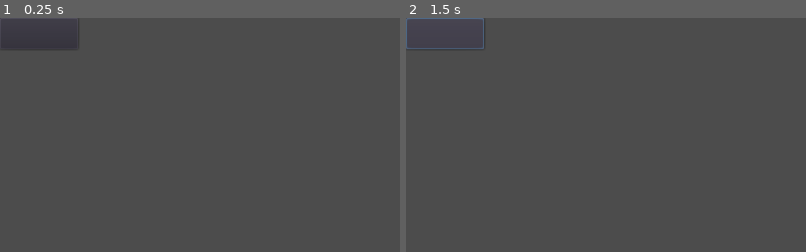
Above: before the commit, frames 1-2 (left to right).
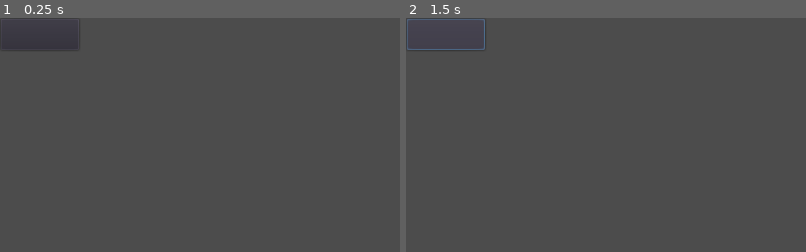
Above: after the commit, the same moments.

Repository: naparuba/fdcn
Game: Godot game, scene res://going_to_line.tscn
Two runs of this game, one before a commit and one after it. Both use one fixed random seed, a clock stepped at 60 frames per second and the inputs below. This scene is started directly instead of the project's main scene.
Inputs (mouse positions are % of the whole screen's width and height, from its top left; square brackets give the same spot before the commit, where the layout moved):
- Up to frame 1 (0.25 s): no input
- Up to frame 2 (1.5 s): click (5, 4) [5, 3] at 0.5 s; click (5, 4) [5, 3] at 1.25 s
The pictures show only the part of the screen within x 0-50%, y 0-50%; the shares and areas given below are measured in that part.

The runs differ from the first frame. In frame 1, 0.1% of the frame differs, in the area x 0-20%, y 0-10%; in frame 2, 0.4%, in the area x 0-20%, y 0-14%.

Commit message:
Add: rajout des boutons de parcours et sauvegarde des data (reste à isoler ce truc)

Diff:
--- a/going_to_line.gd
+++ b/going_to_line.gd
@@ -11,27 +11,46 @@
 # var b = "text"
 
 func _init():
-	print('LINE INIT')
-	print('MY BUTTON: %s' % self.my_button)
+	#print('LINE INIT')
+	#print('MY BUTTON: %s' % self.my_button)
 	pass
 
 
 func _ready():
 	var my_button = $MarginContainer/my_button
 
+
 func set_node(node_):
 	var _my_button = $MarginContainer/my_button
-	print('BUTTON: %s' % my_button)
-	print('Give us a node_: %s' % node_)
+	#print('BUTTON: %s' % my_button)
+	#print('Give us a node_: %s' % node_)
 	self.node = node_
-	print('Creating a go to for node %s' % self.node['computed']['id'])
+	#print('Creating a go to for node %s' % self.node['computed']['id'])
 	_my_button.text = "=> %3d" % self.node['computed']['id']
+
+	# Look at icons now
+	# Combats
+	if self.node['computed']['is_combat']:
+		$MarginContainer/combat.visible = true
+
+	# Show endings
+	if self.node['computed']['ending'] != false:
+		$MarginContainer/end.visible = true
+
 
 
 func set_father(father_):
 	self.father = father_
 
 
+func set_session_already_visited():
+	print('SET LINE %s as session already visited' % self.node['computed']['id'])
+
+func set_all_times_already_visited():
+	print('SET LINE %s as all times already visited' % self.node['computed']['id'])
+	var tick = $MarginContainer/already_visited
+	tick.visible = true
+
 
 func _on_Button_pressed():
 	print('2 CLICK onto node: %s' % self.node)
--- a/going_to_line.tscn
+++ b/going_to_line.tscn
@@ -1,6 +1,9 @@
-[gd_scene load_steps=2 format=2]
+[gd_scene load_steps=5 format=2]
 
+[ext_resource path="res://images/fight.png" type="Texture" id=1]
 [ext_resource path="res://going_to_line.gd" type="Script" id=2]
+[ext_resource path="res://images/stop.png" type="Texture" id=3]
+[ext_resource path="res://images/tick.png" type="Texture" id=4]
 
 [node name="Control" type="Control"]
 margin_right = 40.0
@@ -13,8 +16,10 @@
 }
 
 [node name="MarginContainer" type="MarginContainer" parent="."]
-margin_right = 100.0
-margin_bottom = 40.0
+margin_left = 1.05946
+margin_top = 1.05946
+margin_right = 101.059
+margin_bottom = 41.0595
 rect_min_size = Vector2( 100, 40 )
 __meta__ = {
 "_edit_use_anchors_": false
@@ -28,4 +33,22 @@
 "_edit_use_anchors_": false
 }
 
+[node name="combat" type="Sprite" parent="MarginContainer"]
+visible = false
+position = Vector2( 9.80003, 10.0649 )
+scale = Vector2( 0.015, 0.015 )
+texture = ExtResource( 1 )
+
+[node name="end" type="Sprite" parent="MarginContainer"]
+visible = false
+position = Vector2( 9.80003, 28.0758 )
+scale = Vector2( 0.01, 0.01 )
+texture = ExtResource( 3 )
+
+[node name="already_visited" type="Sprite" parent="MarginContainer"]
+visible = false
+position = Vector2( 94.8219, 6.88651 )
+scale = Vector2( 0.01, 0.01 )
+texture = ExtResource( 4 )
+
 [connection signal="pressed" from="MarginContainer/my_button" to="." method="_on_Button_pressed"]
--- a/main.gd
+++ b/main.gd
@@ -1,16 +1,74 @@
 extends Node2D
 
-var current_node_id = 2
+var current_node_id = 1
 var all_nodes = {}
 
-var visited_nodes = []
+var session_visited_nodes = []
+
+var visited_nodes_all_times = []
 
 var current_lines = []
 
-onready var hbox_next_jumps = $MarginContainer/VBoxContainer/Progress
+onready var hbox_next_jumps = $MarginContainer/VBoxContainer/HBoxContainer/Progress
 
 onready var Going_to_line = preload('res://going_to_line.tscn')
 
+
+# Give something like C:\Users\j.gabes\AppData\Roaming\Godot\app_userdata\fdcn for windows
+var all_times_already_visited_file = "user://all_times_already_visited.save"
+var current_node_id_file = "user://current_node_id.save"
+var session_visited_nodes_file  = "user://session_visited_nodes.save"
+
+
+func load_all_times_already_visited():
+	var f = File.new()
+	if f.file_exists(all_times_already_visited_file):
+		f.open(all_times_already_visited_file, File.READ)
+		visited_nodes_all_times = f.get_var()
+		f.close()
+	else:
+		visited_nodes_all_times = []
+
+func save_all_times_already_visited():
+	var f = File.new()
+	f.open(all_times_already_visited_file, File.WRITE)
+	print('SAVING in file: %s' % f)
+	f.store_var(visited_nodes_all_times)
+	f.close()
+
+
+func load_current_node_id():
+	var f = File.new()
+	if f.file_exists(current_node_id_file):
+		f.open(current_node_id_file, File.READ)
+		current_node_id = f.get_var()
+		f.close()
+	else:
+		current_node_id = 1
+
+func save_current_node_id():
+	var f = File.new()
+	f.open(current_node_id_file, File.WRITE)
+	print('SAVING in file: %s' % f)
+	f.store_var(current_node_id)
+	f.close()
+
+
+func load_session_visited_nodes():
+	var f = File.new()
+	if f.file_exists(session_visited_nodes_file):
+		f.open(session_visited_nodes_file, File.READ)
+		session_visited_nodes = f.get_var()
+		f.close()
+	else:
+		session_visited_nodes = []
+
+func save_session_visited_nodes():
+	var f = File.new()
+	f.open(session_visited_nodes_file, File.WRITE)
+	print('SAVING in file: %s' % f)
+	f.store_var(session_visited_nodes)
+	f.close()
 
 
 func load_json_file(path):
@@ -31,7 +89,15 @@
 
 func go_to_node(node_id):
 	self.current_node_id = node_id
-	self.visited_nodes.append(self.current_node_id)
+	self.save_current_node_id()
+	self.session_visited_nodes.append(self.current_node_id)
+	self.save_session_visited_nodes()
+	if !(self.current_node_id in visited_nodes_all_times):
+		self.visited_nodes_all_times.append(self.current_node_id)
+		self.save_all_times_already_visited()
+
+	print('SESSION visited nodes: %s' % str(self.session_visited_nodes))
+	print('ALL TIMES visited nodes: %s' % str(self.visited_nodes_all_times))
 
 	self.refresh()
 
@@ -49,6 +115,11 @@
 
 	self.all_nodes = load_json_file("res://fdcn-1-compilated-data.json")
 
+	# Load the nodes ids we did already visited in the past
+	self.load_all_times_already_visited()
+	self.load_current_node_id()
+	self.load_session_visited_nodes()
+
 	self.go_to_node(self.current_node_id)
 	self.refresh()
 
@@ -58,6 +129,14 @@
 	for line in self.current_lines:
 		line.queue_free()
 	self.current_lines = []
+
+	# Refresh the back button
+	var _back = $MarginContainer/VBoxContainer/HBoxContainer/back
+	if len(self.session_visited_nodes) == 1:
+		_back.text = '...'
+	else:
+		var prev_id = self.session_visited_nodes[len(self.session_visited_nodes) - 2]  # we already stack us
+		_back.text = '<= oups (%s)' % prev_id
 
 	print('Loaded object:', self.all_nodes['%s' % self.current_node_id])
 	var my_node = self._get_node(self.current_node_id)
@@ -73,5 +152,24 @@
 		line.set_father(self)
 		line.set_node(son)
 
+		if son_id in self.session_visited_nodes:
+			line.set_session_already_visited()
+		if son_id in self.visited_nodes_all_times:
+			line.set_all_times_already_visited()
+
 		self.current_lines.append(line)
 		hbox_next_jumps.add_child(line)
+
+
+
+func _on_button_back_pressed():
+	print('Boutton back')
+	print('SESSION visited nodes: %s' % str(self.session_visited_nodes))
+	if len(self.session_visited_nodes) == 1:
+		print('CANNOT GO BACK')
+		return
+	var current_id = self.session_visited_nodes.pop_back()  # drop as we did stack it
+	var previous_id = self.session_visited_nodes.pop_back()
+	print('BACK: geck back at %s' % previous_id)
+	self.go_to_node(previous_id)
+	self.refresh()
--- a/main.tscn
+++ b/main.tscn
@@ -88,7 +88,19 @@
 custom_fonts/font = ExtResource( 2 )
 text = "XXXX"
 
-[node name="Progress" type="VBoxContainer" parent="MarginContainer/VBoxContainer"]
+[node name="HBoxContainer" type="HBoxContainer" parent="MarginContainer/VBoxContainer"]
 margin_top = 162.0
 margin_right = 1014.0
-margin_bottom = 162.0
+margin_bottom = 182.0
+
+[node name="back" type="Button" parent="MarginContainer/VBoxContainer/HBoxContainer"]
+margin_right = 66.0
+margin_bottom = 20.0
+text = "<= Oups"
+
+[node name="Progress" type="VBoxContainer" parent="MarginContainer/VBoxContainer/HBoxContainer"]
+margin_left = 70.0
+margin_right = 70.0
+margin_bottom = 20.0
+
+[connection signal="pressed" from="MarginContainer/VBoxContainer/HBoxContainer/back" to="." method="_on_button_back_pressed"]
Binary file added: images/end.png
Binary file added: images/fight.png
Binary file added: images/stop.png
Binary file added: images/tick.png
Not shown, changed: fdcn.py
